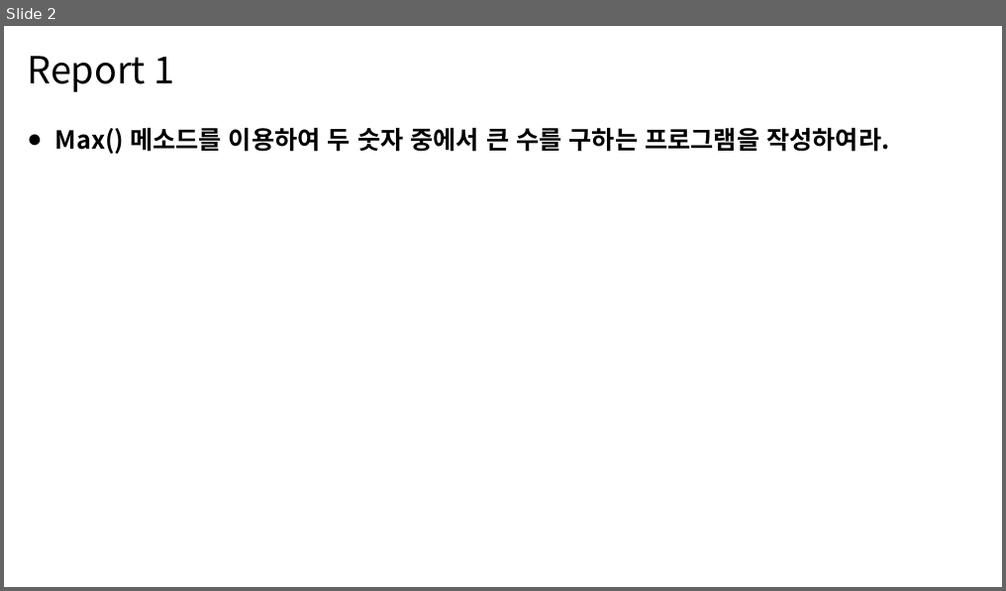
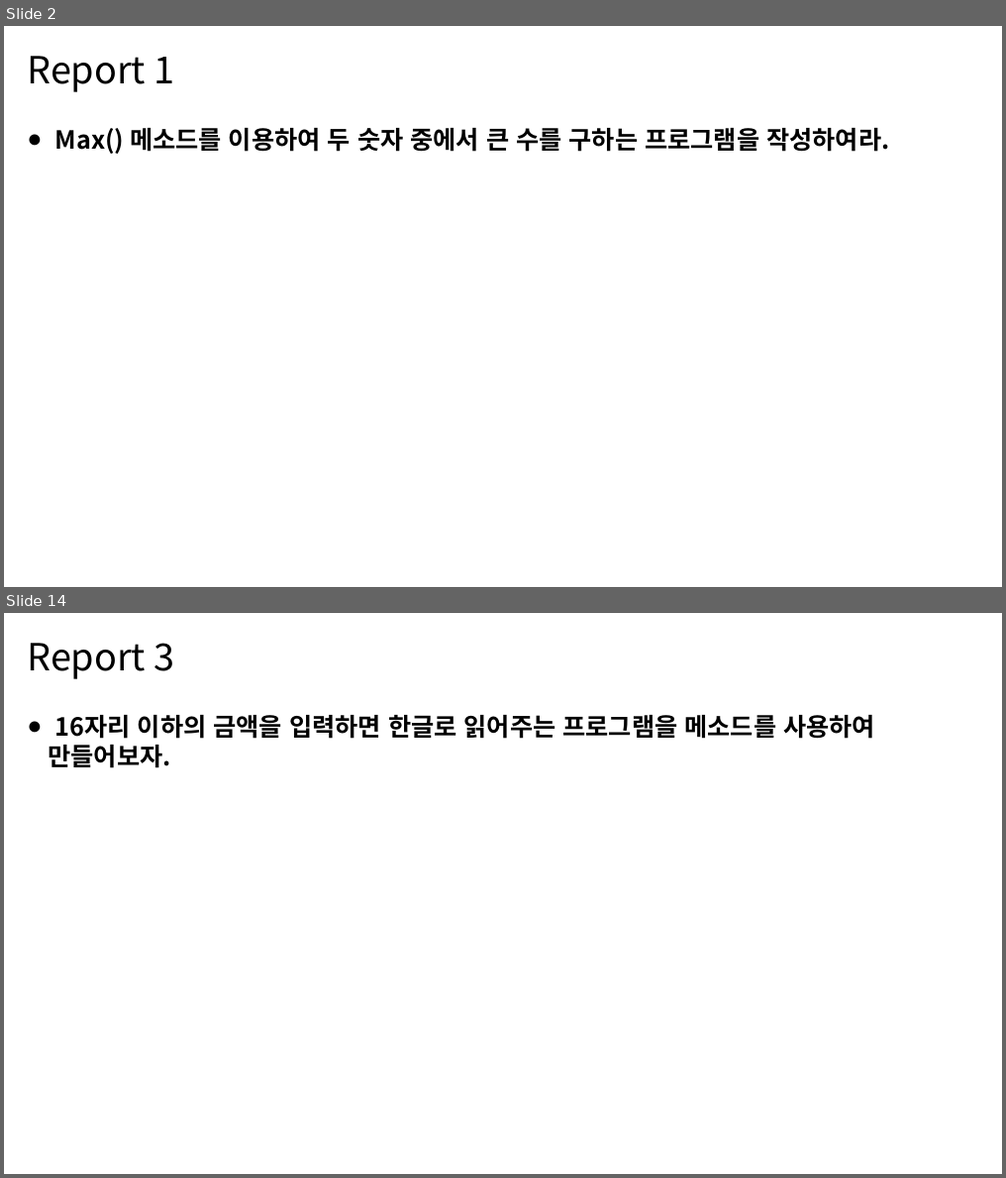
Before and after one commit to MDR-Evan/KBU-ProgrammingLanguageUtilization1, a slide deck: [과제]/[12주차]/12차-김진용-2301111.pptx. Shown one above the other, each under a label of ours: slide 2 before the commit, slides 2 and 14 after it; the slides between them are not shown. The pictures are 1006x591 and 1006x1178 pixels, drawn with LibreOffice and Linux fonts; fonts in the diff are those of the drawing. Boxes give left, top, right and bottom in pixels: in the first picture for what was removed or moved away, otherwise in the second. Text is boxed around its words. In the diff, an @@ line names an element or a change of style, - is before the commit and + after.

```diff
--- a/[과제]/[12주차]/12차-김진용-2301111.pptx
+++ b/[과제]/[12주차]/12차-김진용-2301111.pptx
@@ slide 14 added at box(4, 613, 1002, 1174), background #FFFFFF @@
@@ text added at box(27, 643, 175, 679), 36 pt, text #000000 @@
+Report 3
@@ text added at box(49, 715, 875, 768), 24 pt, text #000000, bold @@
+● 16자리 이하의 금액을 입력하면 한글로 읽어주는 프로그램을 메소드를 사용하여
+만들어보자.
```
Also in this commit, not shown: 3 slides changed, 11 other slides added, 6 slides removed, 2 other files.
